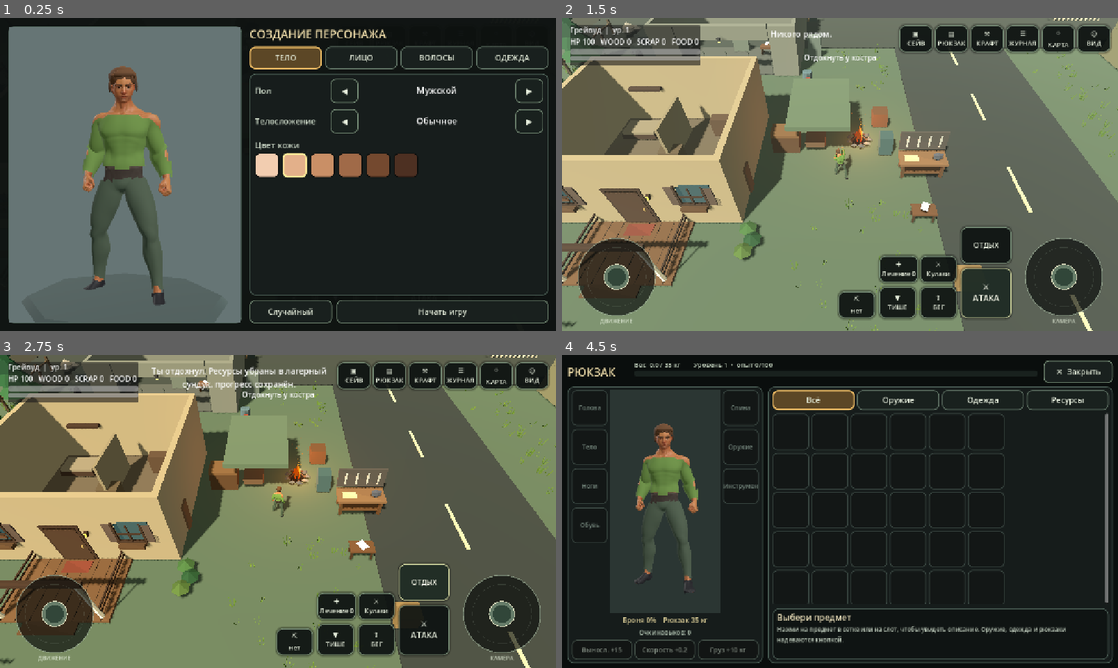
Above: before the commit, frames 1-4 (two rows, left to right).
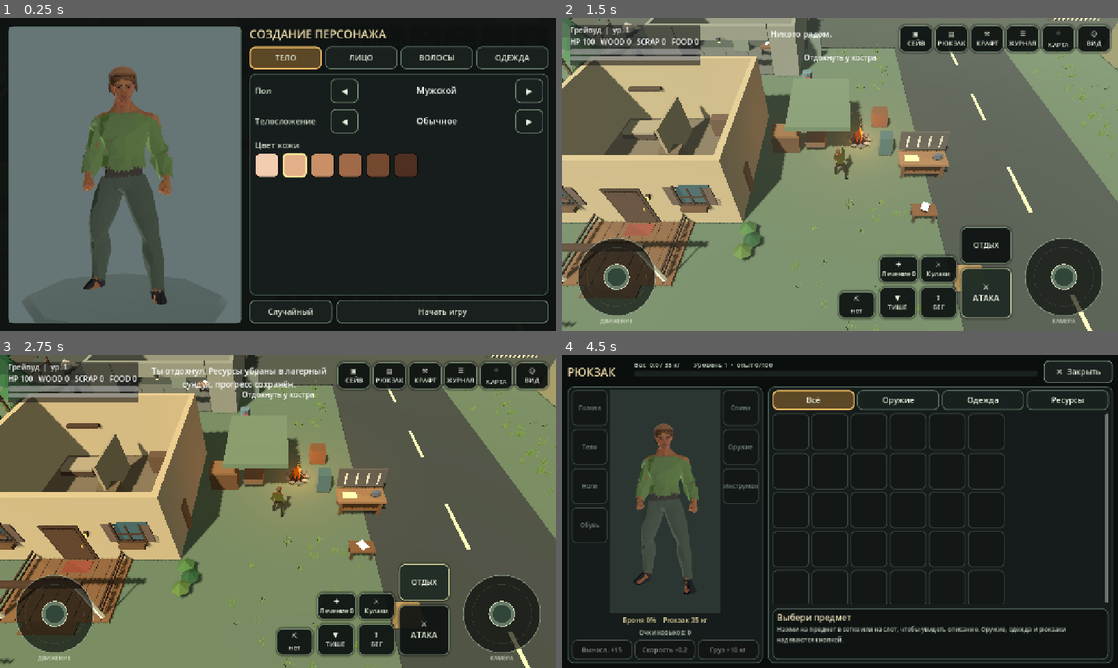
Above: after the commit, the same moments.

Repository: anriell666-byte/AshenForge
Game: Godot game, scene res://scenes/Main.tscn
The game is run twice, just before and just after one commit, with the same random seed, the same clock (stepped at 60 frames per second) and the same inputs.
Inputs:
- Up to frame 1 (0.25 s): no input
- Up to frame 2 (1.5 s): click "Начать игру" at 0.5 s; click "⚔ АТАКА" at 1.25 s
- Up to frame 3 (2.75 s): click "ОТДЫХ" at 2 s
- Up to frame 4 (4.5 s): click "⇧ БЕГ" at 2.75 s; click "▼ ТИШЕ" at 3.5 s; click "▤ РЮКЗАК" at 4.25 s

The runs differ from the first frame. In frame 1, 2.7% of the frame differs, in the area x 14-32%, y 18-92%; in frame 2, 0.1%; in frame 3, 0.1%; in frame 4, 1.1%.

Commit message:
Faceted low-poly look: simplify skinned hero/monster meshes (meshopt LODs, cached) and flat-shade them, clothes layers built then simplified
Co-Authored-By: Claude Sonnet 5.5 <noreply@anthropic.com>
Claude-Session: https://claude.ai/code/session_01SrKiWfZCaf7S17q4VNC5XT

Diff:
--- a/scripts/model_lib.gd
+++ b/scripts/model_lib.gd
@@ -117,6 +117,115 @@
     node.rotation.y = PI
     holder.add_child(node)
     return holder
+
+
+# ------------------------------------------------------------------ faceting
+## Skinned meshes are simplified (meshoptimizer LODs) and then flat-shaded, which gives
+## the chunky hand-painted low-poly look. Simplified meshes are cached per source mesh.
+const HERO_LOD := 1
+const MONSTER_LOD := 1
+static var _dec_cache := {}
+static var _flat_cache := {}
+
+static func _is_detail_mesh(mi: MeshInstance3D) -> bool:
+    var n := String(mi.name)
+    return n.begins_with("Eye") or n.begins_with("Eyebrow")
+
+static func _decimate(node: Node, lod: int, gkey: String = "") -> void:
+    for mi in node.find_children("*", "MeshInstance3D", true, false):
+        var m := mi as MeshInstance3D
+        if m.skin == null or not (m.mesh is ArrayMesh) or _is_detail_mesh(m):
+            continue
+        var src := m.mesh as ArrayMesh
+        var key := ("%s|%s|%d" % [gkey, m.name, lod]) if gkey != "" else ("%d_%d" % [src.get_instance_id(), lod])
+        var mats: Array = []
+        for si in range(src.get_surface_count()):
+            mats.append(m.get_active_material(si))
+        if not _dec_cache.has(key):
+            var im := ImporterMesh.new()
+            for s in range(src.get_surface_count()):
+                im.add_surface(src.surface_get_primitive_type(s), src.surface_get_arrays(s), [], {}, src.surface_get_material(s), "s%d" % s)
+            im.generate_lods(25.0, 60.0, [])
+            var out := ArrayMesh.new()
+            for s in range(im.get_surface_count()):
+                var full: Array = src.surface_get_arrays(s)
+                var arr := []
+                arr.resize(Mesh.ARRAY_MAX)
+                for ch in [Mesh.ARRAY_VERTEX, Mesh.ARRAY_NORMAL, Mesh.ARRAY_TEX_UV, Mesh.ARRAY_BONES, Mesh.ARRAY_WEIGHTS, Mesh.ARRAY_INDEX]:
+                    arr[ch] = full[ch]
+                var n: int = im.get_surface_lod_count(s)
+                if n > 0 and arr[Mesh.ARRAY_VERTEX].size() == im.get_surface_arrays(s)[Mesh.ARRAY_VERTEX].size():
+                    arr[Mesh.ARRAY_INDEX] = im.get_surface_lod_indices(s, clampi(lod, 0, n - 1))
+                out.add_surface_from_arrays(Mesh.PRIMITIVE_TRIANGLES, arr)
+                out.surface_set_material(s, src.surface_get_material(s))
+            _dec_cache[key] = out
+        m.mesh = _dec_cache[key]
+        for si in range(mats.size()):
+            m.set_surface_override_material(si, mats[si])
+
+static func _flat_copy(src: ArrayMesh) -> ArrayMesh:
+    var out := ArrayMesh.new()
+    for s in range(src.get_surface_count()):
+        var arr: Array = src.surface_get_arrays(s)
+        var v: PackedVector3Array = arr[Mesh.ARRAY_VERTEX]
+        var idx: PackedInt32Array = arr[Mesh.ARRAY_INDEX] if arr[Mesh.ARRAY_INDEX] != null else PackedInt32Array()
+        var uvs = arr[Mesh.ARRAY_TEX_UV]
+        var bones = arr[Mesh.ARRAY_BONES]
+        var wts = arr[Mesh.ARRAY_WEIGHTS]
+        var cols = arr[Mesh.ARRAY_COLOR]
+        var has_b: bool = bones != null and bones.size() > 0
+        var per: int = (bones.size() / v.size()) if has_b else 0
+        var count: int = idx.size() if idx.size() > 0 else v.size()
+        var nv := PackedVector3Array(); var nn := PackedVector3Array(); var nu := PackedVector2Array()
+        var nb := PackedInt32Array(); var nw := PackedFloat32Array(); var nc := PackedColorArray()
+        for t in range(0, count, 3):
+            var a: int = idx[t] if idx.size() > 0 else t
+            var b: int = idx[t + 1] if idx.size() > 0 else t + 1
+            var c: int = idx[t + 2] if idx.size() > 0 else t + 2
+            var nrm: Vector3 = (v[b] - v[a]).cross(v[c] - v[a]).normalized()
+            for k in [a, b, c]:
+                nv.append(v[k]); nn.append(nrm)
+                if uvs != null and uvs.size() > 0:
+                    nu.append(uvs[k])
+                if cols != null and cols.size() > 0:
+                    nc.append(cols[k])
+                if has_b:
+                    for j in range(per):
+                        nb.append(bones[k * per + j]); nw.append(wts[k * per + j])
+        var a2 := []
+        a2.resize(Mesh.ARRAY_MAX)
+        a2[Mesh.ARRAY_VERTEX] = nv
+        a2[Mesh.ARRAY_NORMAL] = nn
+        if nu.size() > 0: a2[Mesh.ARRAY_TEX_UV] = nu
+        if nc.size() > 0: a2[Mesh.ARRAY_COLOR] = nc
+        if nb.size() > 0:
+            a2[Mesh.ARRAY_BONES] = nb
+            a2[Mesh.ARRAY_WEIGHTS] = nw
+        out.add_surface_from_arrays(Mesh.PRIMITIVE_TRIANGLES, a2)
+        out.surface_set_material(s, src.surface_get_material(s))
+    return out
+
+static func _flatten(node: Node) -> void:
+    for mi in node.find_children("*", "MeshInstance3D", true, false):
+        var m := mi as MeshInstance3D
+        if m.skin == null or not (m.mesh is ArrayMesh) or _is_detail_mesh(m):
+            continue
+        var src := m.mesh as ArrayMesh
+        var key: int = src.get_instance_id()
+        var fmats: Array = []
+        for si in range(src.get_surface_count()):
+            fmats.append(m.get_active_material(si))
+        if _flat_cache.has(key):
+            m.mesh = _flat_cache[key]
+            for si in range(fmats.size()):
+                m.set_surface_override_material(si, fmats[si])
+            continue
+        var flat := _flat_copy(src)
+        if _dec_cache.values().has(src):
+            _flat_cache[key] = flat
+        m.mesh = flat
+        for si in range(fmats.size()):
+            m.set_surface_override_material(si, fmats[si])
 
 # ------------------------------------------------------------------ hero
 static func build_hero(raw_opts: Dictionary, gear: Dictionary = {}) -> Dictionary:
@@ -163,6 +272,8 @@
         _attach_head_parts(sk, o, female, skin, head_covered)
         _attach_gear(sk, gear, extra)
     _apply_face(node, o)
+    _decimate(node, HERO_LOD, "h%d_%d_%d_%s_%s" % [int(female), top_style, bottom_style, str(extra.keys()), str(extra.get("vest", {}).get("plate", false))])
+    _flatten(node)
     var clips := HERO_CLIPS.duplicate()
     var held_data: Dictionary = ID.item(String(gear.get("weapon", "")))
     if not held_data.is_empty() and String(held_data.get("kind", "")) == "melee":
@@ -281,6 +392,8 @@
         ap.root_node = ap.get_path_to(node)
         _add_zombie_clothes(node, p)
         _zombie_details(node, id, p)
+        _decimate(node, HERO_LOD, "z_" + id + str(female))
+        _flatten(node)
         clips = HERO_CLIPS
         target = 1.74
     else:
@@ -290,6 +403,8 @@
             return {}
         node = (load(path) as PackedScene).instantiate()
         ap = node.find_child("AnimationPlayer", true, false) as AnimationPlayer
+        _decimate(node, MONSTER_LOD)
+        _flatten(node)
         height = _rest_height(node)
         clips = def["clips"]
         target = float(def["height"])
@@ -393,7 +508,7 @@
         var a: int = index[t] if index.size() > 0 else t
         var b: int = index[t + 1] if index.size() > 0 else t + 1
         var c: int = index[t + 2] if index.size() > 0 else t + 2
-        if ok[a] == 1 and ok[b] == 1 and ok[c] == 1:
+        if ok[a] + ok[b] + ok[c] >= 2:
             if splat < 90.0:
                 var sc: Vector3 = (verts[a] + verts[b] + verts[c]) / 3.0
                 var f := sin(sc.x * 11.0 + 1.3) * sin(sc.y * 8.0 + 0.7) + sin(sc.z * 10.0 + 2.1) * sin(sc.y * 6.0 + sc.x * 3.0)
@@ -409,7 +524,7 @@
         return null
     var out_verts := PackedVector3Array(verts)
     for v in range(out_verts.size()):
-        out_verts[v] = verts[v] + norms[v] * grow
+        out_verts[v] = verts[v] + norms[v] * (grow + 0.009)
     var out := []
     out.resize(Mesh.ARRAY_MAX)
     out[Mesh.ARRAY_VERTEX] = out_verts
